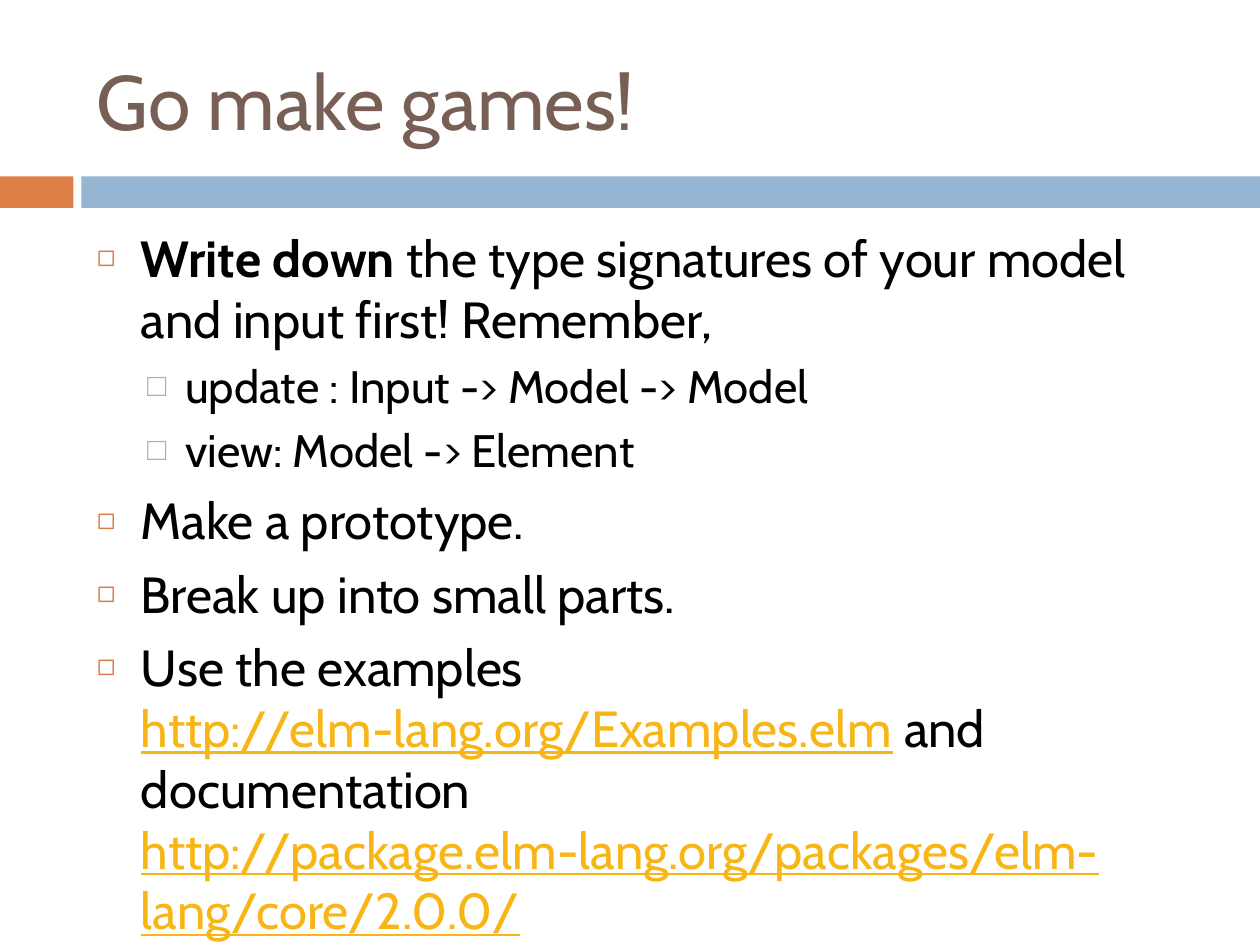
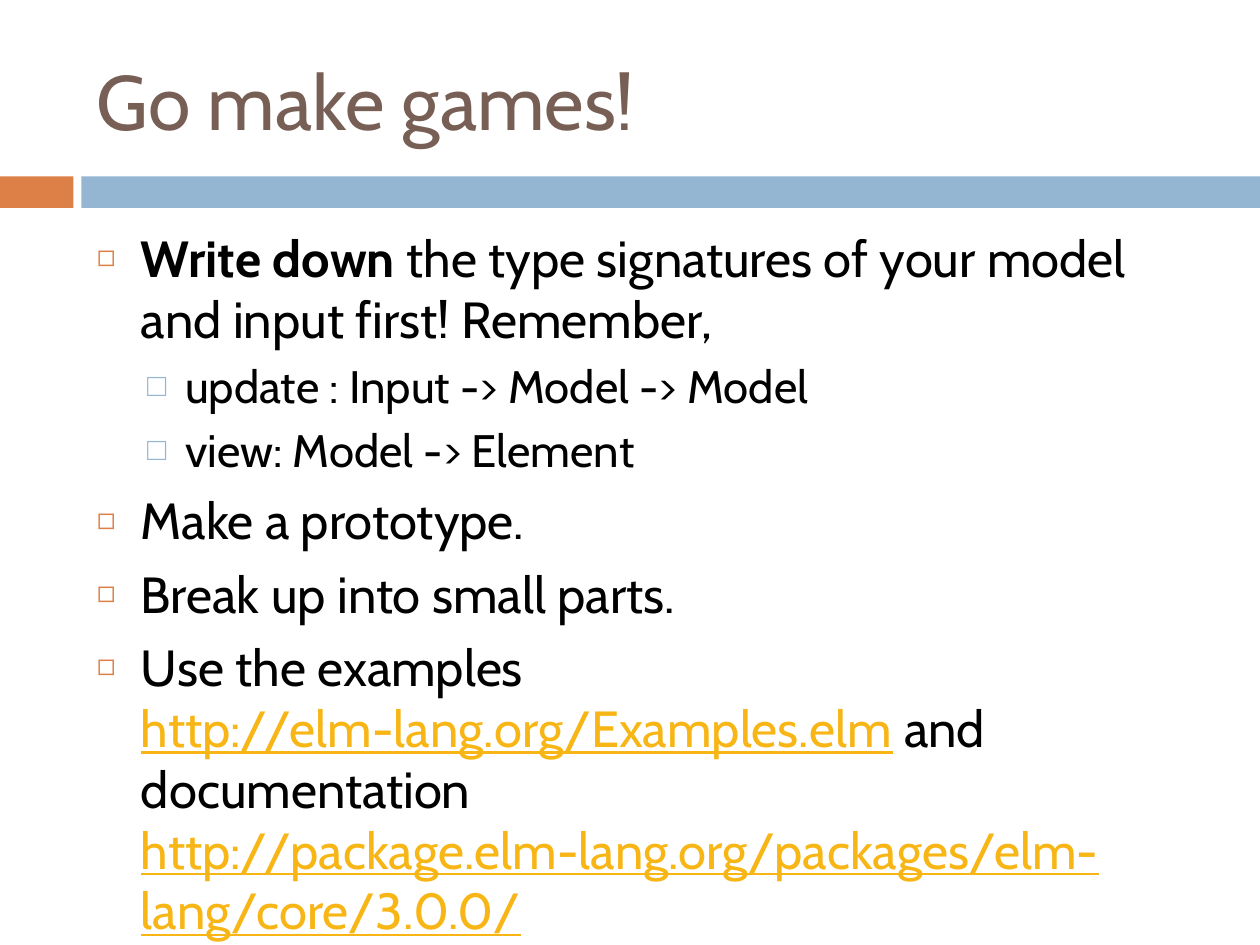
Before and after one commit to holdenlee/elm-class, a slide deck: slide 26 of lesson/Game Programming with Elm 2016.pptx (slide 29 before the commit). Drawn at 1260x945 pixels with LibreOffice and Linux fonts; fonts in the diff are those of the drawing. Boxes give left, top, right and bottom in pixels: in the first picture for what was removed or moved away, otherwise in the second. Text is boxed around its words. In the diff, an @@ line names an element or a change of style, - is before the commit and + after.

```diff
--- a/lesson/Game Programming with Elm 2016.pptx
+++ b/lesson/Game Programming with Elm 2016.pptx
@@ text at <box>141,648,1098,941</box>: text changed @@
-◻ Use the examples http://elm-lang.org/Examples.elm and documentation http://package.elm-lang.org/packages/elm-lang/core/2.0.0/
+◻ Use the examples http://elm-lang.org/Examples.elm and documentation http://package.elm-lang.org/packages/elm-lang/core/3.0.0/
```
Also in this commit, not shown: 4 other slides changed, 2 slides added, 5 slides removed, 1 other file.
